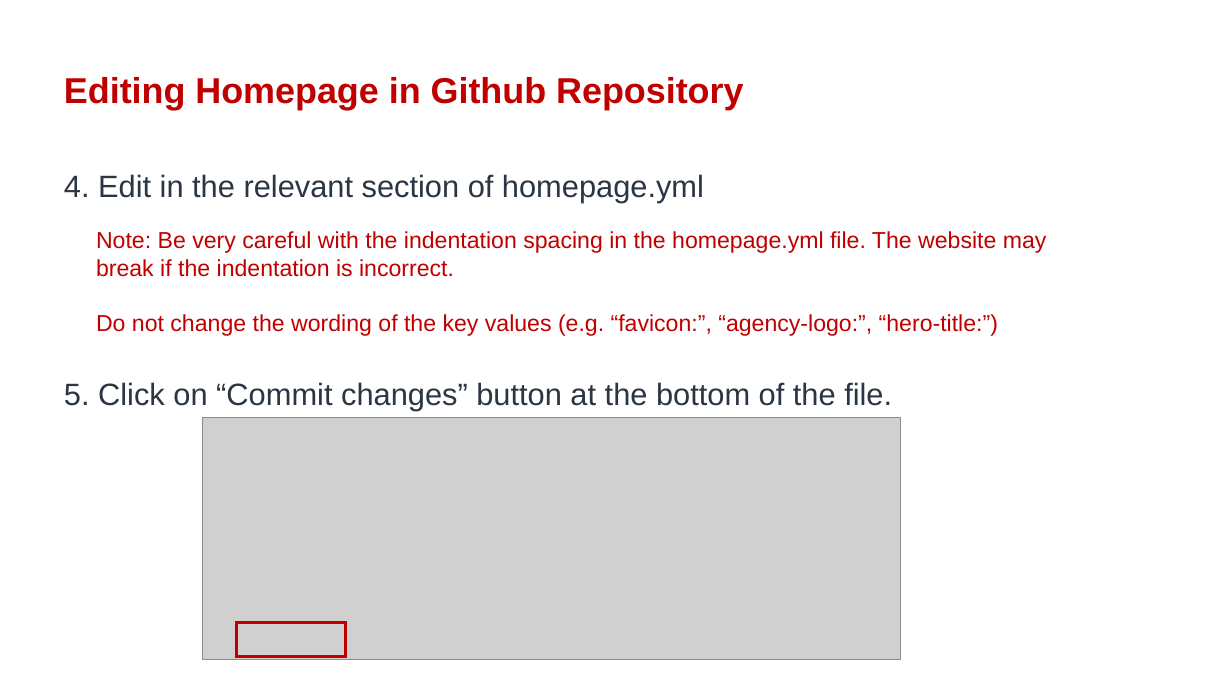
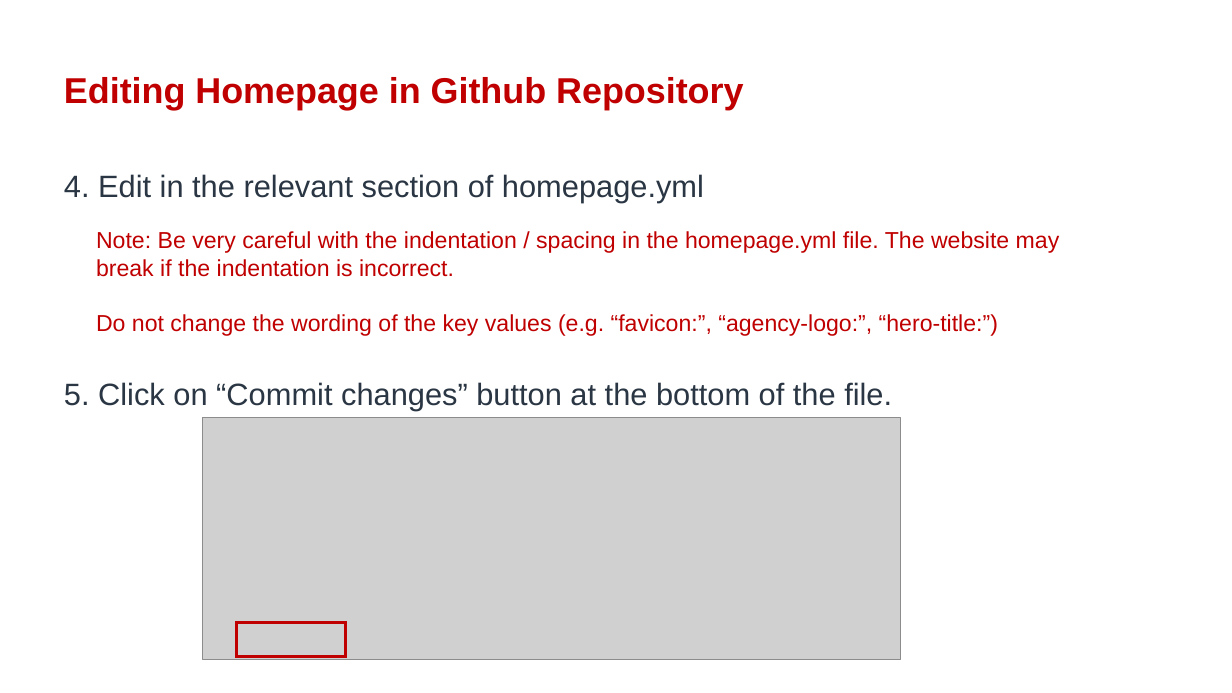
Before and after one commit to isomerpages/enterprisesg-sac-old, a slide deck: slide 14 of files/admin-guide/SAC-admin-guide-edit-homepage.pptx. Drawn at 1232x693 pixels with LibreOffice and Linux fonts; fonts in the diff are those of the drawing; grey boxes stand for pictures; background and template pictures are left out. Boxes give left, top, right and bottom in pixels: in the first picture for what was removed or moved away, otherwise in the second. Text is boxed around its words. In the diff, an @@ line names an element or a change of style, - is before the commit and + after.

```diff
--- a/files/admin-guide/SAC-admin-guide-edit-homepage.pptx
+++ b/files/admin-guide/SAC-admin-guide-edit-homepage.pptx
@@ text at (96,231,1060,277): text changed @@
-Note: Be very careful with the indentation spacing in the homepage.yml file. The website may break if the indentation is incorrect.
+Note: Be very careful with the indentation / spacing in the homepage.yml file. The website may break if the indentation is incorrect.
```
Also in this commit, not shown: 5 other slides changed, 4 other files.
